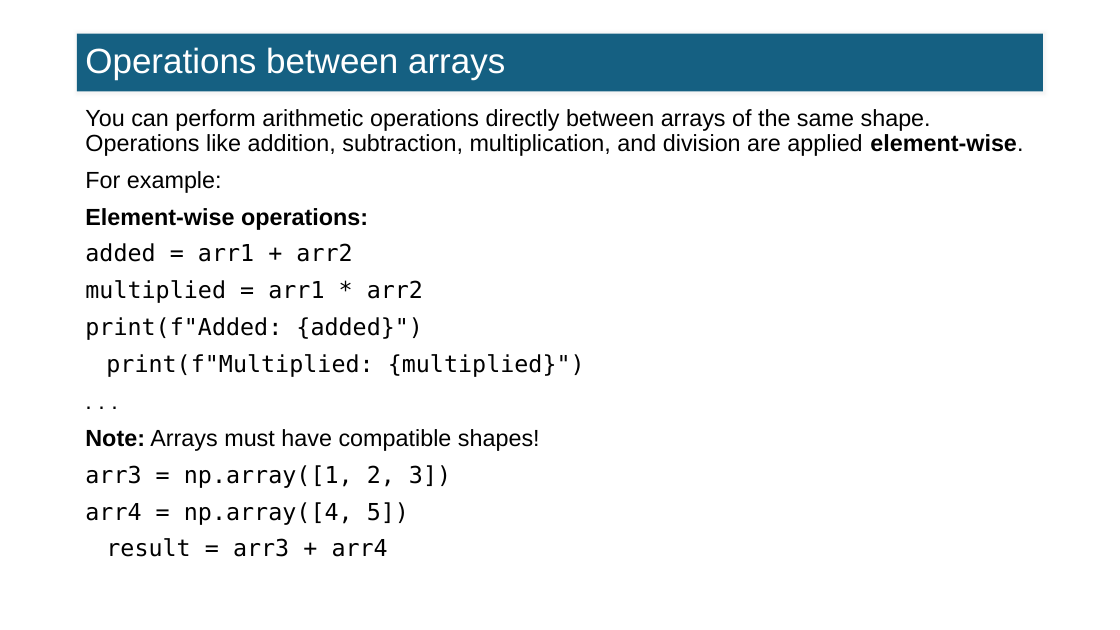
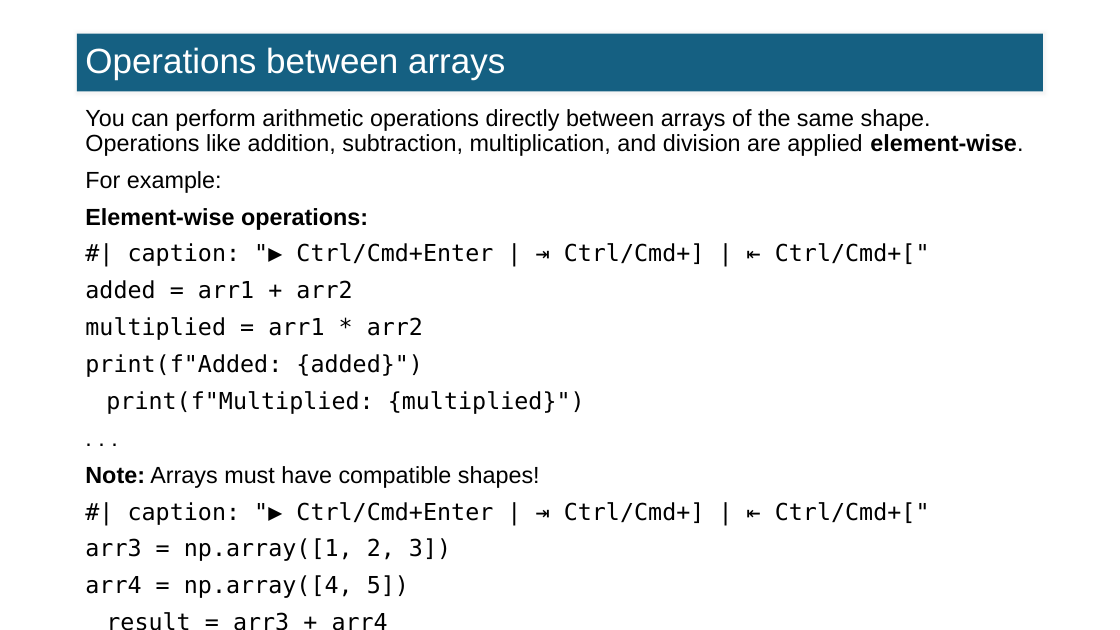
Before and after one commit to FTurci/intro-coding-data-analysis, a slide deck: slide 18 of slides/07_intro_numpy_slides.pptx. Drawn at 1120x630 pixels with LibreOffice and Linux fonts; fonts in the diff are those of the drawing. Boxes give left, top, right and bottom in pixels: in the first picture for what was removed or moved away, otherwise in the second. Text is boxed around its words. In the diff, an @@ line names an element or a change of style, - is before the commit and + after.

```diff
--- a/slides/07_intro_numpy_slides.pptx
+++ b/slides/07_intro_numpy_slides.pptx
@@ text at (85,243,930,414): text changed @@
-added = arr1 + arr2
-multiplied = arr1 * arr2
-print(f"Added: {added}")
-print(f"Multiplied: {multiplied}")
+#| caption: "▶ Ctrl/Cmd+Enter | ⇥ Ctrl/Cmd+] | ⇤ Ctrl/Cmd+["
+added = arr1 + arr2
+multiplied = arr1 * arr2
+print(f"Added: {added}")
+print(f"Multiplied: {multiplied}")
@@ text at (85,502,930,598): text changed @@
-arr3 = np.array([1, 2, 3])
-arr4 = np.array([4, 5])
-result = arr3 + arr4
+#| caption: "▶ Ctrl/Cmd+Enter | ⇥ Ctrl/Cmd+] | ⇤ Ctrl/Cmd+["
+arr3 = np.array([1, 2, 3])
+arr4 = np.array([4, 5])
+result = arr3 + arr4
```
Also in this commit, not shown: 9 other slides changed, 50 other files.
